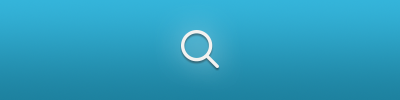
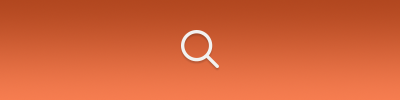
Layers edited between the first and the second 400×100 image:
showed group "Normal" (2 layers) over [0, 0, 400, 100]
painted on "Button Background" (1st of 2, in "Normal") over [0, 0, 400, 100]
hid group "Hover" (2 layers) over [0, 0, 400, 100]
painted on "Button Background" (2nd of 2, in "Hover") over [0, 0, 400, 100]
